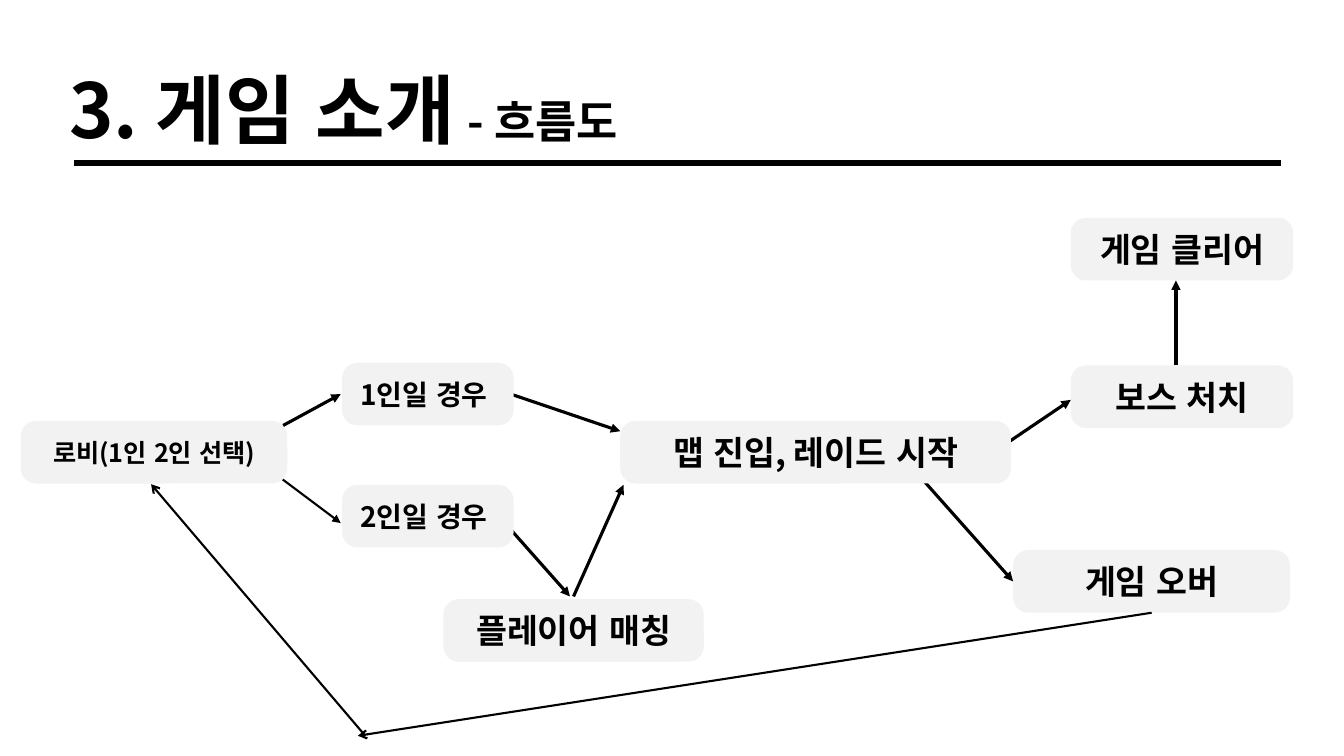
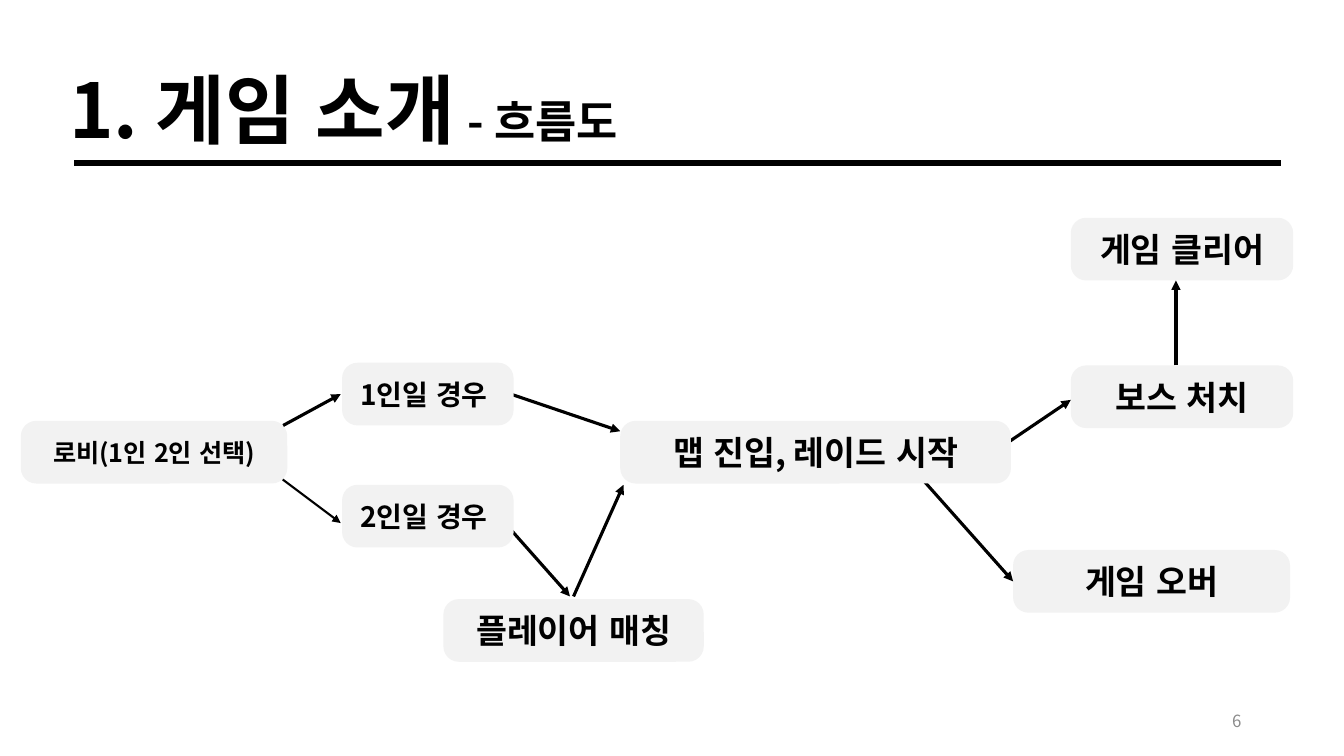
Before and after one commit to taeho-choi/wire-hunter, a slide deck: slide 6 of 문서/기획/기획발표자료.pptx (slide 9 before the commit). Drawn at 1344x756 pixels with LibreOffice and Linux fonts; fonts in the diff are those of the drawing. Boxes give left, top, right and bottom in pixels: in the first picture for what was removed or moved away, otherwise in the second. Text is boxed around its words. In the diff, an @@ line names an element or a change of style, - is before the commit and + after.

```diff
--- a/문서/기획/기획발표자료.pptx
+++ b/문서/기획/기획발표자료.pptx
@@ text at [69,74,618,145]: text changed @@
-3. 게임 소개 - 흐름도
+1. 게임 소개 - 흐름도
@@ arrow removed from (365, 736) to (151, 484) @@
@@ arrow removed from (1151, 613) to (358, 736) @@
@@ page number added at [1232,714,1241,727], 12 pt, text #8C8C8C @@
+6
```
Also in this commit, not shown: 16 other slides changed, 1 slide added.
